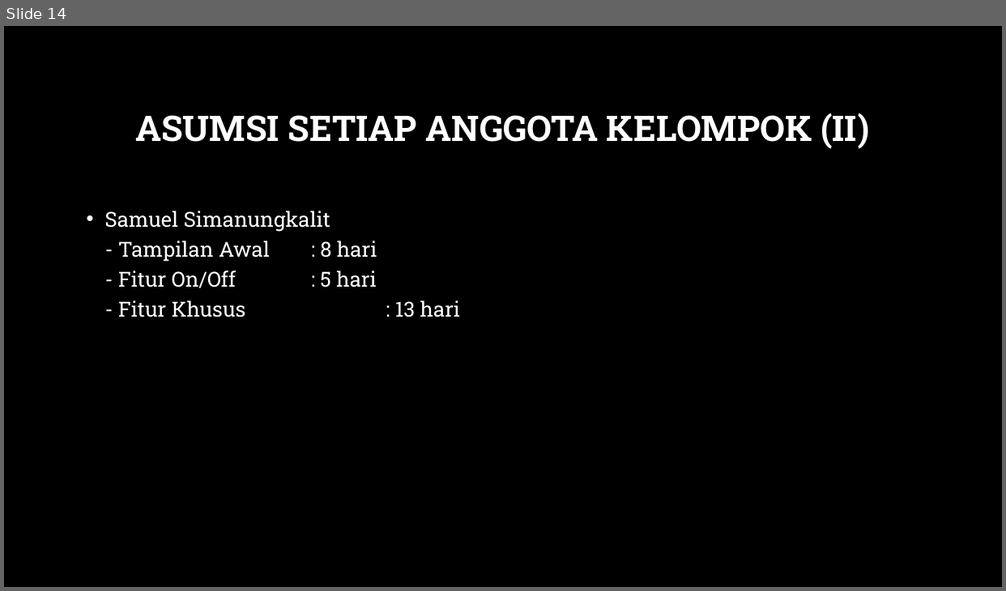
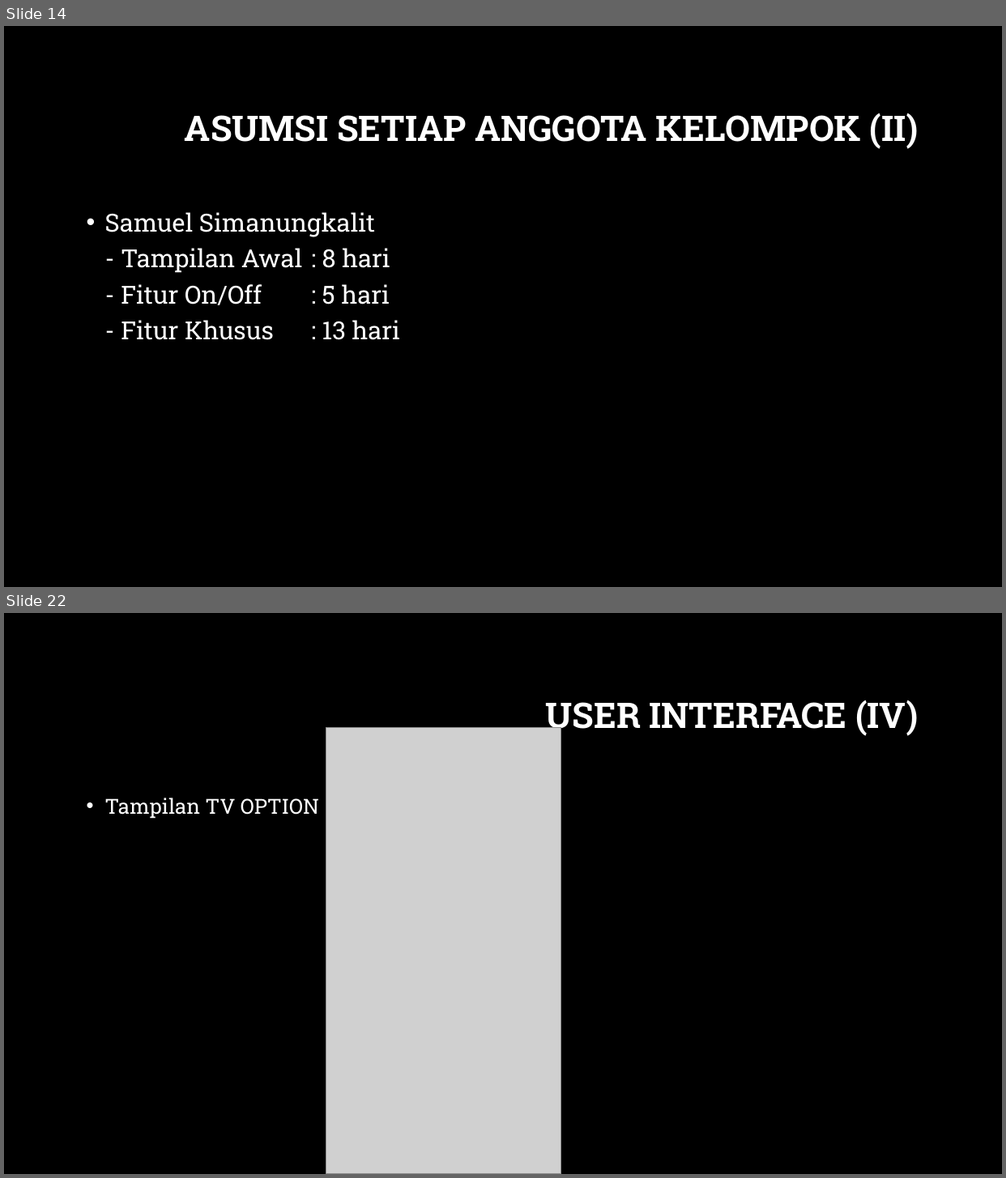
Before and after one commit to davidbezalel/test, a slide deck: bahanPresentasi.pptx. Shown one above the other, each under a label of ours: slide 14 before the commit, slides 14 and 22 after it; the slides between them are not shown. The pictures are 1006x591 and 1006x1178 pixels, drawn with LibreOffice and Linux fonts; fonts in the diff are those of the drawing; grey boxes stand for pictures; background and template pictures are left out. Boxes give left, top, right and bottom in pixels: in the first picture for what was removed or moved away, otherwise in the second. Text is boxed around its words. In the diff, an @@ line names an element or a change of style, - is before the commit and + after.

```diff
--- a/bahanPresentasi.pptx
+++ b/bahanPresentasi.pptx
@@ slide 22 added at [4,613,1002,1174], background picture (left out) @@
@@ title added at [546,700,918,737], 34 pt, text #FFFFFF, bold @@
+USER INTERFACE (IV)
@@ picture added at [326,727,561,1174] @@
@@ text added at [105,798,319,819], 20 pt, text #FFFFFF @@
+• Tampilan TV OPTION
@@ slide 14 changed as well @@
@@ title "ASUMSI SETIAP ANGGOTA KELOMPOK (II)" at [185,113,918,149]: alignment centre to right @@
@@ text "Samuel Simanungkalit - Tampilan Awal ..." at [105,212,400,340]: size 20 to 24 pt @@
```
Also in this commit, not shown: 9 other slides changed, 6 other slides added.
